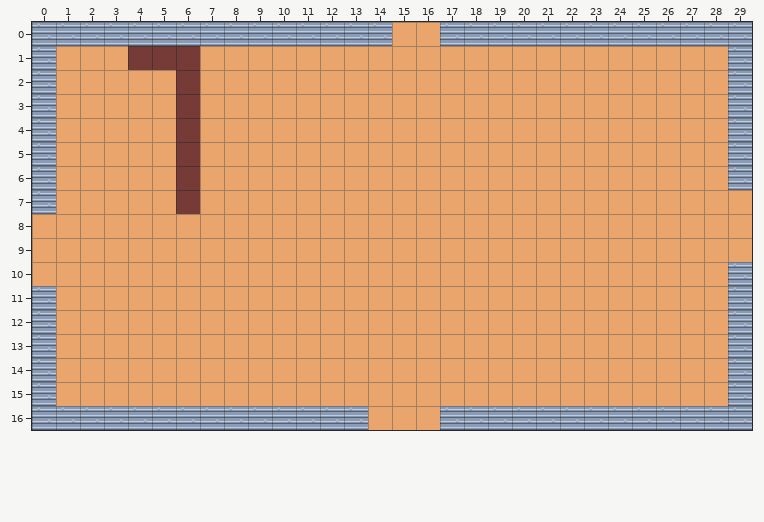
Level history. Tiled map: assets/maps/cellar.tmx. Above, as it was before the edit.
Cells are 32x32 px. Shown: x 0..29, y 0..16.
After:
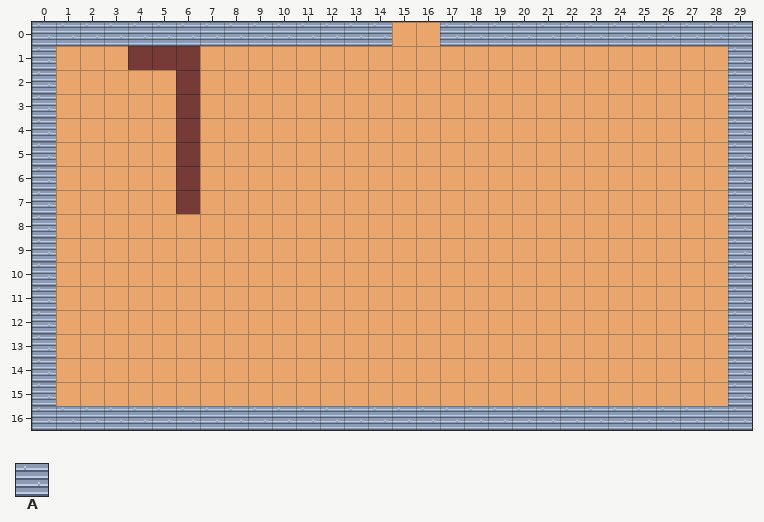
Key: from "tiny-dungeon": A 37.
_ is an empty cell.
From old to new:
Layer "wall":
y 7: x 29 _ -> A
y 8..9: x 0 _ -> A; x 29 _ -> A
y 10: x 0 _ -> A
y 16: x 14..16 ___ -> AAA
Where, in picture pixels (left, top, right, bottom), the same in both pictures:
added: (728, 190, 752, 262)
added: (32, 214, 56, 286)
added: (368, 406, 440, 430)
